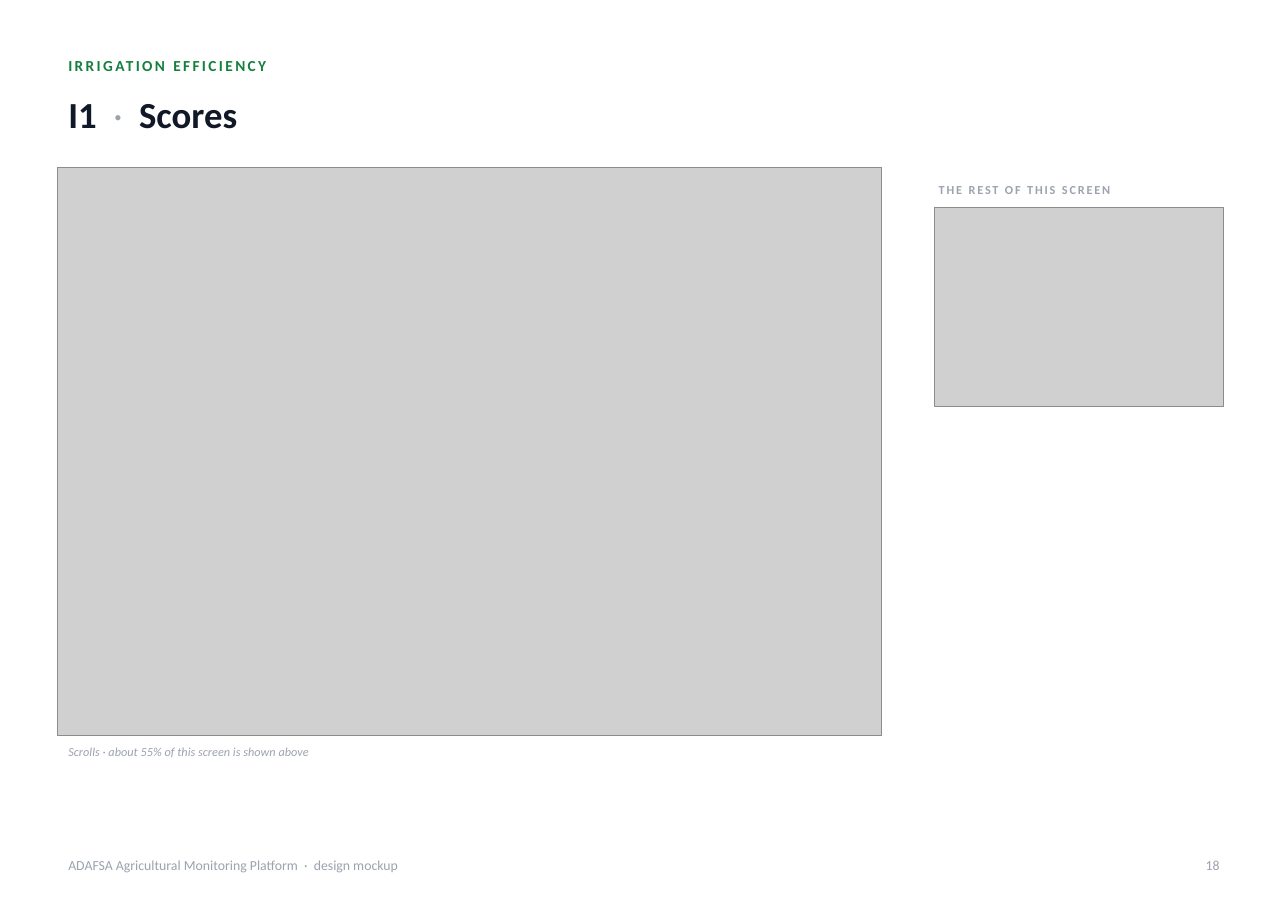
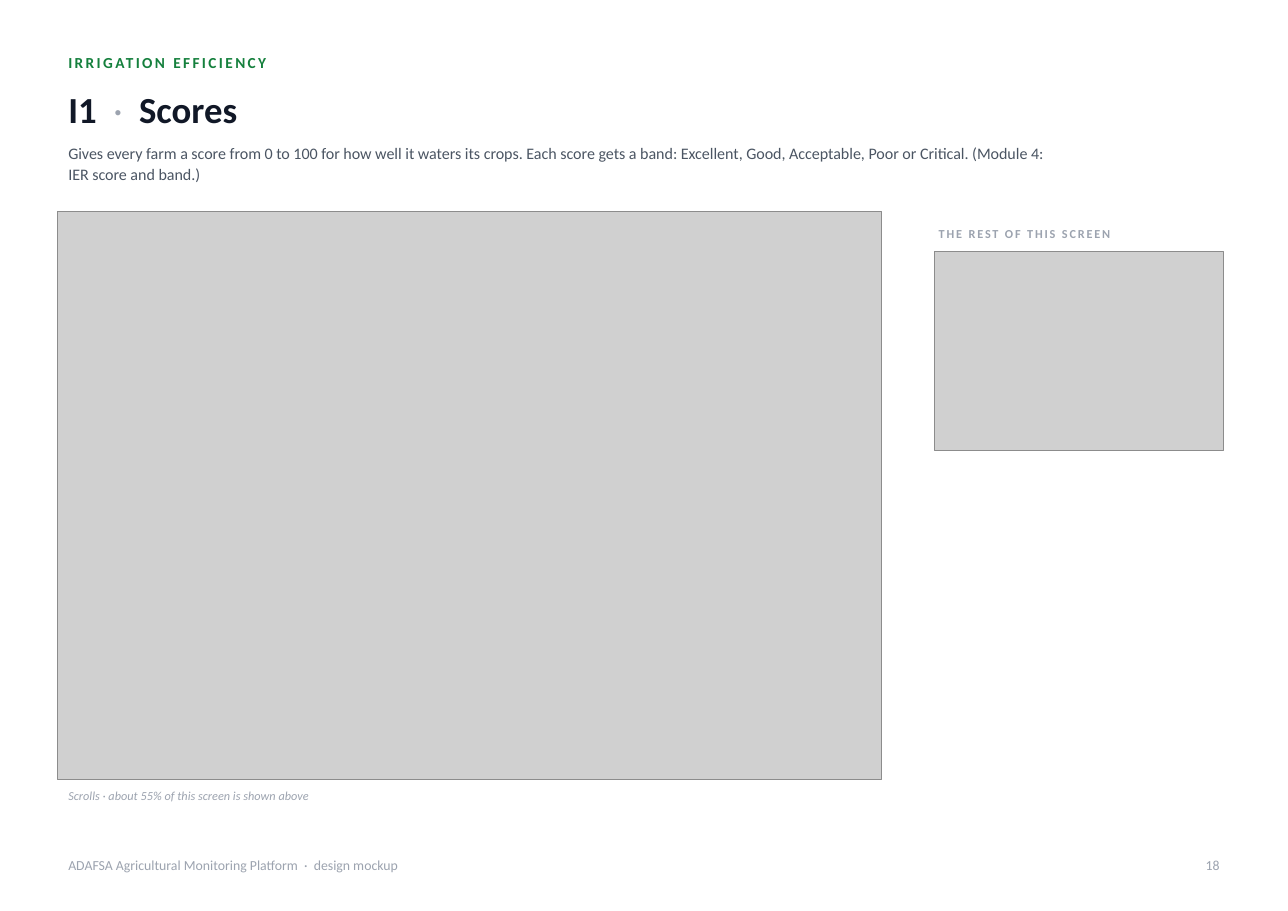
Before and after one commit to romainbigare/adafsa-mockup, a slide deck: slide 18 of docs/ADAFSA_Platform_Screens.pptx. Drawn at 1288x911 pixels with LibreOffice and Linux fonts; fonts in the diff are those of the drawing; grey boxes stand for pictures. Boxes give left, top, right and bottom in pixels: in the first picture for what was removed or moved away, otherwise in the second. Text is boxed around its words. In the diff, an @@ line names an element or a change of style, - is before the commit and + after.

```diff
--- a/docs/ADAFSA_Platform_Screens.pptx
+++ b/docs/ADAFSA_Platform_Screens.pptx
@@ text "I1 · Scores": place and size @@
-text "I1 · Scores" at (68, 104, 237, 129)
+text "I1 · Scores" at (68, 99, 237, 124)
@@ text added at (68, 147, 1043, 182), 10.5 pt, text #4B5563 @@
+Gives every farm a score from 0 to 100 for how well it waters its crops. Each score gets a band: Excellent, Good, Acceptable, Poor or Critical. (Module 4: IER score and band.)
@@ 2 pictures, 2 texts: place and size @@
-2 pictures, 2 texts at (57, 167, 1223, 757)
+2 pictures, 2 texts at (57, 212, 1223, 801)
```
Also in this commit, not shown: 19 other slides changed, 3 other files.
